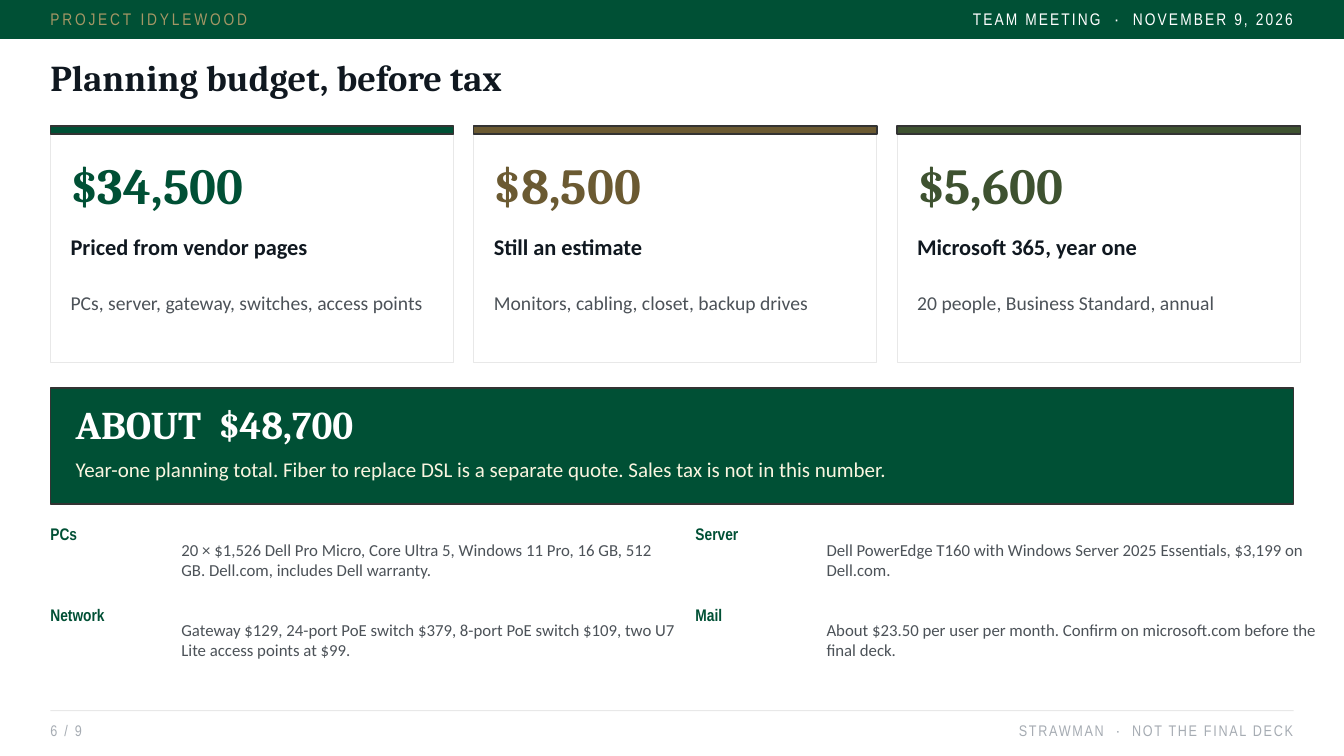
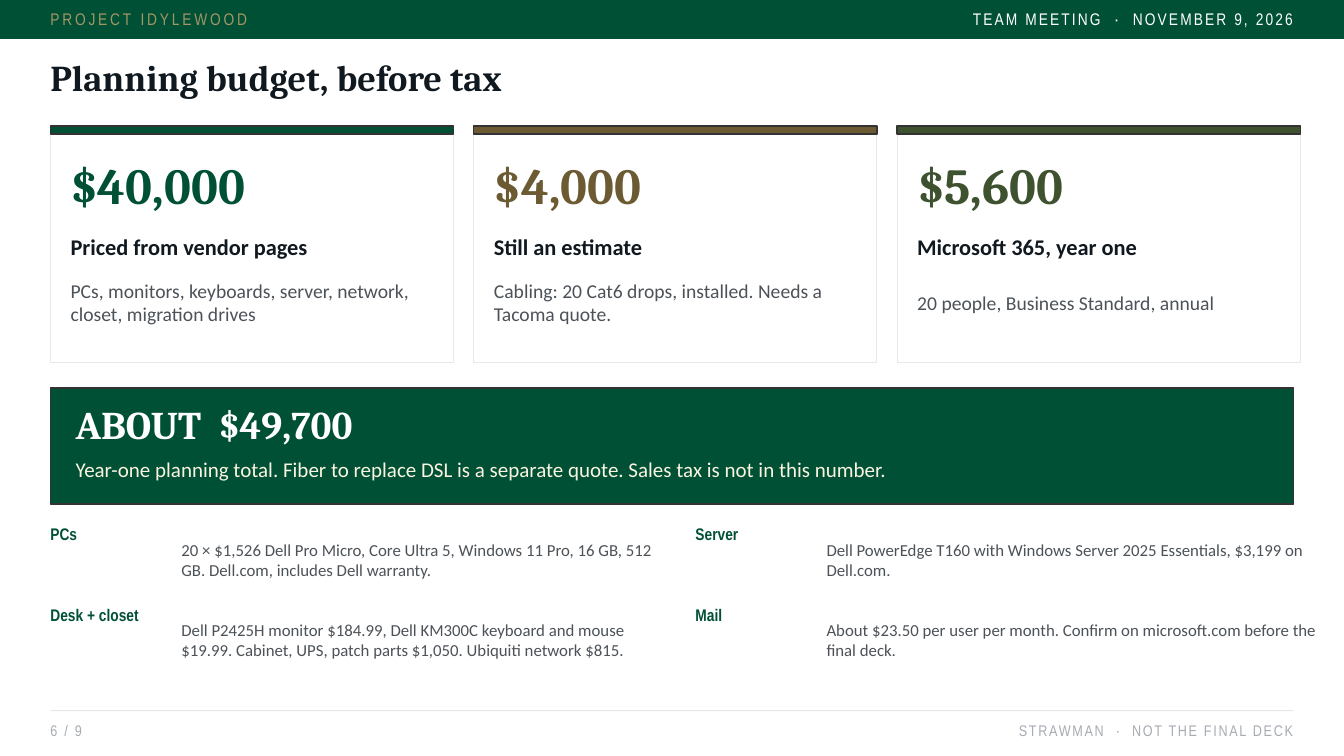
Before and after one commit to jxstjoeii/project-idylewood, a slide deck: slide 6 of slides/Project-Idylewood-Kickoff.pptx. Drawn at 1344x756 pixels with LibreOffice and Linux fonts; fonts in the diff are those of the drawing. Boxes give left, top, right and bottom in pixels: in the first picture for what was removed or moved away, otherwise in the second. Text is boxed around its words. In the diff, an @@ line names an element or a change of style, - is before the commit and + after.

```diff
--- a/slides/Project-Idylewood-Kickoff.pptx
+++ b/slides/Project-Idylewood-Kickoff.pptx
@@ text at box(71, 166, 245, 211): text changed @@
-$34,500
+$40,000
@@ text at box(494, 166, 642, 211): text changed @@
-$8,500
+$4,000
@@ text at box(71, 284, 408, 325): text changed @@
-PCs, server, gateway, switches, access points
+PCs, monitors, keyboards, server, network, closet, migration drives
@@ text at box(494, 284, 822, 324): text changed @@
-Monitors, cabling, closet, backup drives
+Cabling: 20 Cat6 drops, installed. Needs a Tacoma quote.
@@ text at box(76, 410, 352, 445): text changed @@
-ABOUT $48,700
+ABOUT $49,700
@@ text at box(50, 609, 139, 621): text changed @@
-Network
+Desk + closet
@@ text at box(181, 624, 624, 659): text changed @@
-Gateway $129, 24-port PoE switch $379, 8-port PoE switch $109, two U7 Lite access points at $99.
+Dell P2425H monitor $184.99, Dell KM300C keyboard and mouse $19.99. Cabinet, UPS, patch parts $1,050. Ubiquiti network $815.
```
Also in this commit, not shown: 2 other slides changed, 5 other files.
